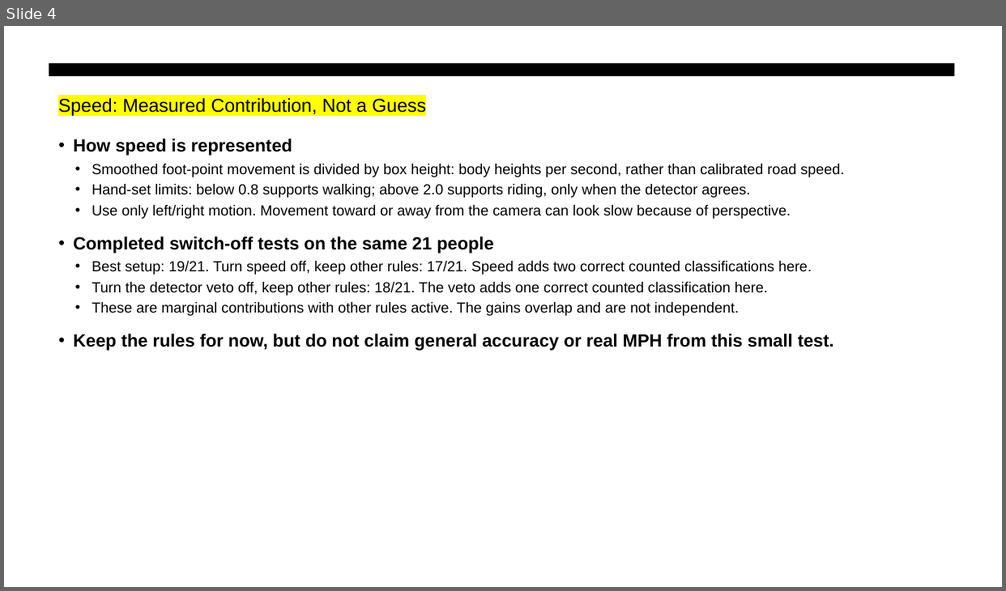
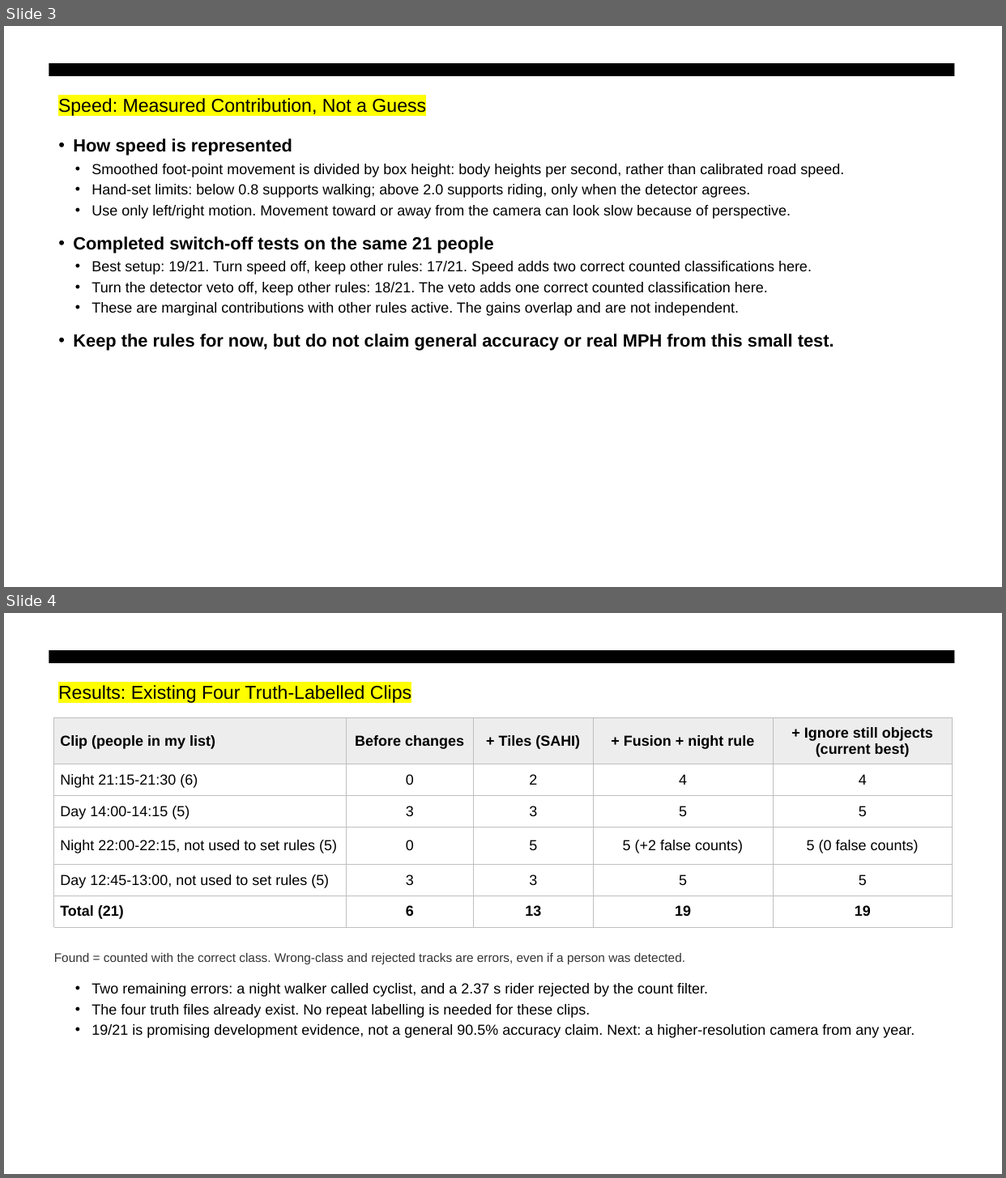
Before and after one commit to RithikaMathew/objectDetect, a slide deck: reports/presentations/bike_weekly_meeting_10_19_results.pptx. Shown one above the other, each under a label of ours: slide 4 before the commit, slides 3 and 4 after it. The pictures are 1006x591 and 1006x1178 pixels, drawn with LibreOffice and Linux fonts; fonts in the diff are those of the drawing. Boxes give left, top, right and bottom in pixels: in the first picture for what was removed or moved away, otherwise in the second. Text is boxed around its words. In the diff, an @@ line names an element or a change of style, - is before the commit and + after.

```diff
--- a/reports/presentations/bike_weekly_meeting_10_19_results.pptx
+++ b/reports/presentations/bike_weekly_meeting_10_19_results.pptx
@@ slide 4 added at (4,613,1002,1174), background #FFFFFF; not listed: 1 template element that a slide beside it also shows @@
@@ text added at (58,685,411,703), 18 pt, text #000000 @@
+Results: Existing Four Truth-Labelled Clips
@@ table added at (54,717,953,927), 6 rows, 5 columns @@
+Clip (people in my list) | Before changes | + Tiles (SAHI) | + Fusion + night rule | + Ignore still objects (current best)
+Night 21:15-21:30 (6) | 0 | 2 | 4 | 4
+Day 14:00-14:15 (5) | 3 | 3 | 5 | 5
+Night 22:00-22:15, not used to set rules (5) | 0 | 5 | 5 (+2 false counts) | 5 (0 false counts)
+Day 12:45-13:00, not used to set rules (5) | 3 | 3 | 5 | 5
+Total (21) | 6 | 13 | 19 | 19
@@ text added at (54,953,685,965), 12 pt, text #333333 @@
+Found = counted with the correct class. Wrong-class and rejected tracks are errors, even if a person was detected.
@@ text added at (91,983,914,1038), 14 pt, text #000000 @@
+• Two remaining errors: a night walker called cyclist, and a 2.37 s rider rejected by the count filter.
+• The four truth files already exist. No repeat labelling is needed for these clips.
+• 19/21 is promising development evidence, not a general 90.5% accuracy claim. Next: a higher-resolution camera from any year.
@@ what was slide 4 is now slide 3 @@
```
Also in this commit, not shown: 1 slide changed, 5 other slides added, 10 slides removed, 45 other files.
